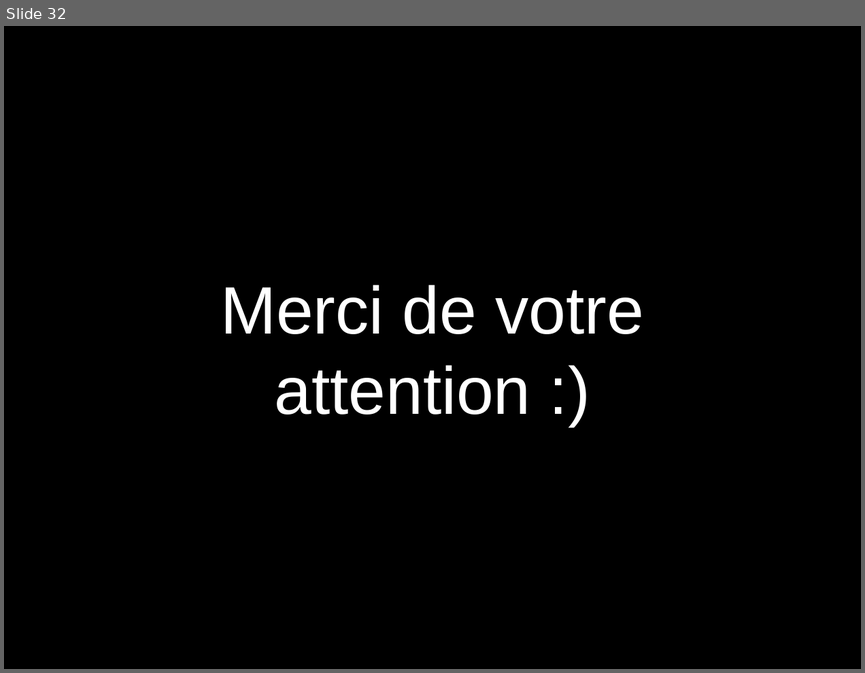
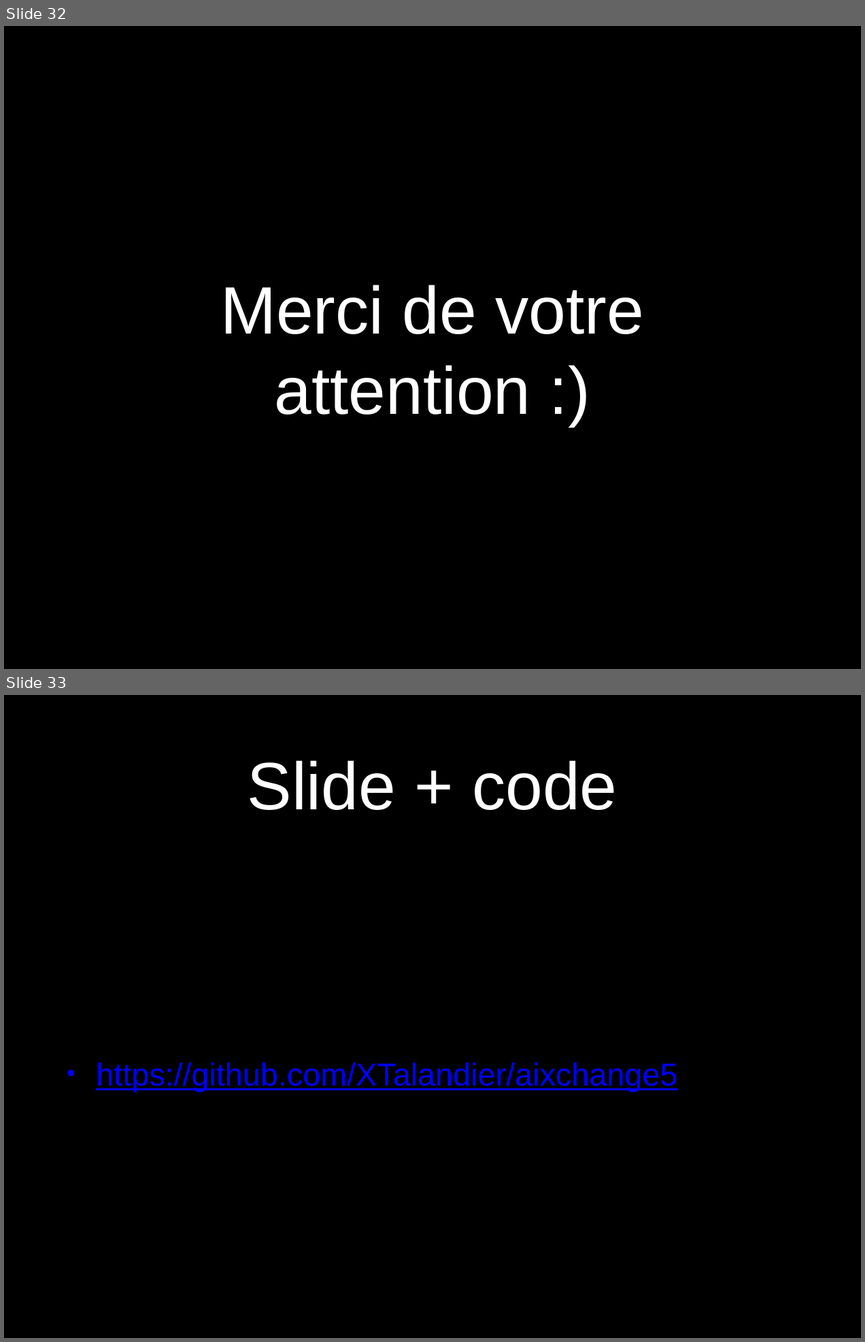
Before and after one commit to XTalandier/aixchange5, a slide deck: aixchange5.pptx. Shown one above the other, each under a label of ours: slide 32 before the commit, slides 32 and 33 after it. The pictures are 865x673 and 865x1342 pixels, drawn with LibreOffice and Linux fonts; fonts in the diff are those of the drawing. Boxes give left, top, right and bottom in pixels: in the first picture for what was removed or moved away, otherwise in the second. Text is boxed around its words. In the diff, an @@ line names an element or a change of style, - is before the commit and + after.

Commit message:
link in ppt

```diff
--- a/aixchange5.pptx
+++ b/aixchange5.pptx
@@ slide 33 added at box(4, 695, 861, 1338), background #000000 @@
@@ title added at box(247, 760, 617, 810), 80 pt, text #FFFFFF @@
+Slide + code
@@ text added at box(96, 1062, 677, 1091), 38 pt, text #0000FF, underline @@
+• https://github.com/XTalandier/aixchange5
```
